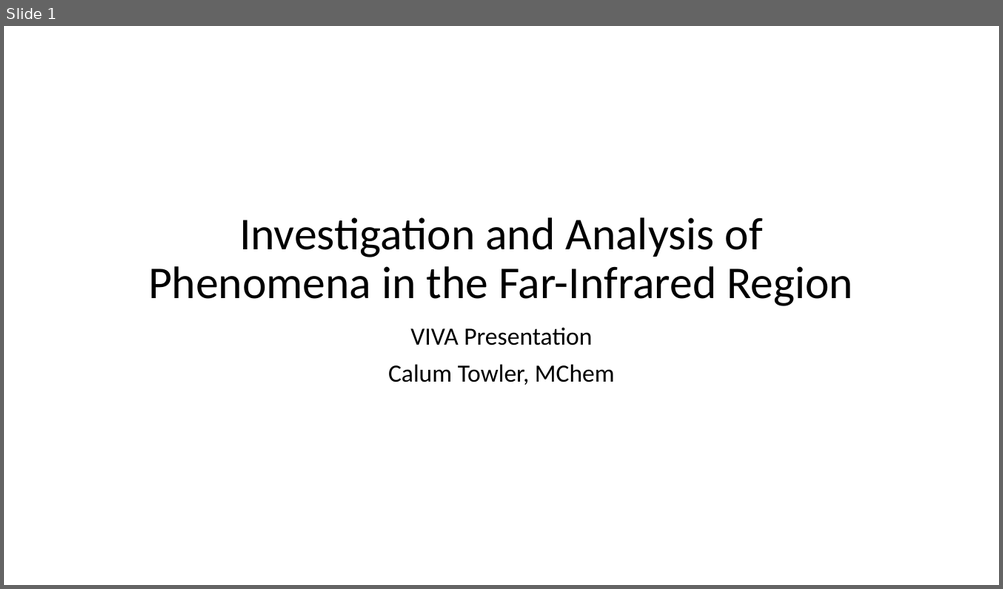
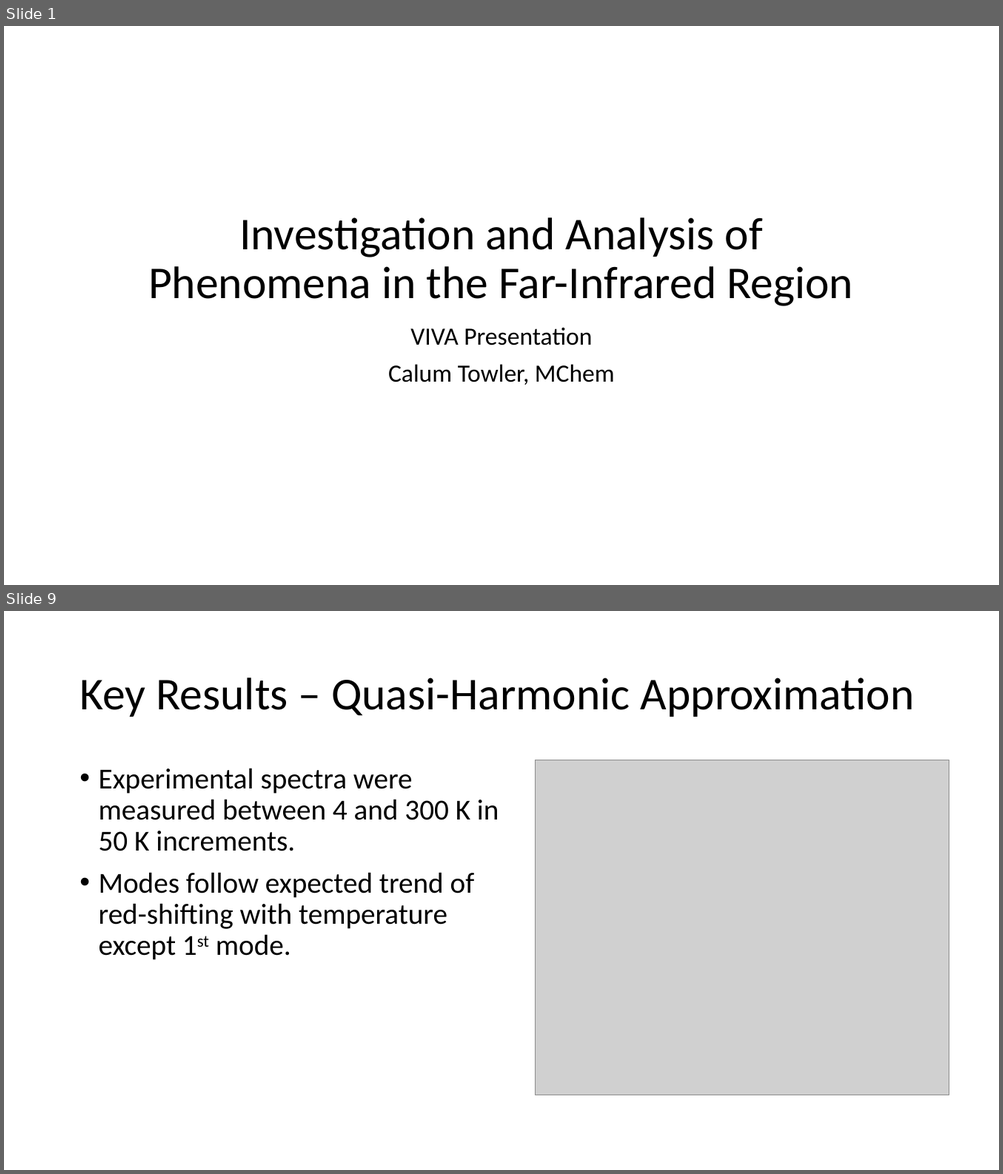
Before and after one commit to CalumTowler/Final-PhD-Files, a slide deck: VIVA_Presentation.pptx. Shown one above the other, each under a label of ours: slide 1 before the commit, slides 1 and 9 after it; the slides between them are not shown. The pictures are 1003x589 and 1003x1174 pixels, drawn with LibreOffice and Linux fonts; fonts in the diff are those of the drawing; grey boxes stand for pictures. Boxes give left, top, right and bottom in pixels: in the first picture for what was removed or moved away, otherwise in the second. Text is boxed around its words. In the diff, an @@ line names an element or a change of style, - is before the commit and + after.

```diff
--- a/VIVA_Presentation.pptx
+++ b/VIVA_Presentation.pptx
@@ slide 9 added at [4,611,999,1170], background #FFFFFF @@
@@ title added at [79,678,914,717], 44 pt, text #000000 @@
+Key Results – Quasi-Harmonic Approximation
@@ picture added at [535,760,948,1095] @@
@@ text added at [99,768,499,960], 28 pt, text #000000 @@
+• Experimental spectra were measured between 4 and 300 K in 50 K increments.
+• Modes follow expected trend of red-shifting with temperature except 1st mode.
```
Also in this commit, not shown: 1 slide changed, 11 other slides added, 4 slides removed.
